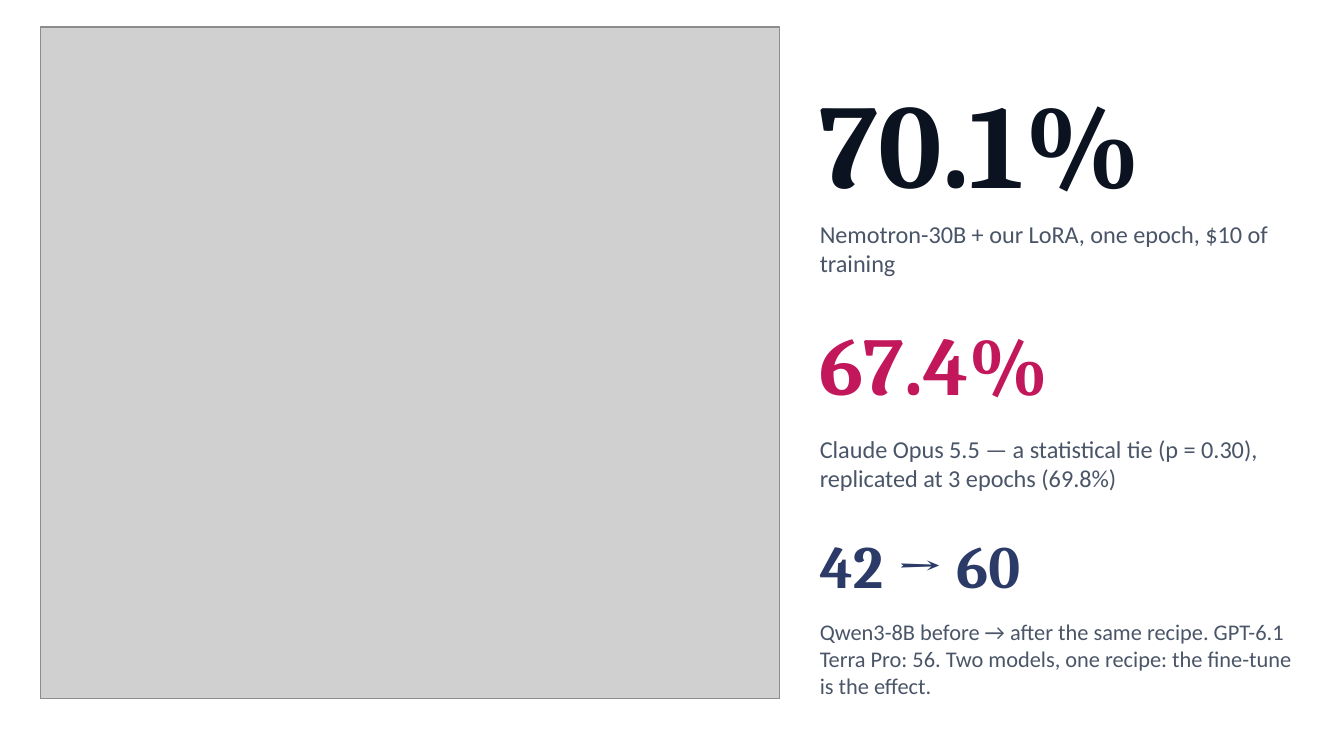
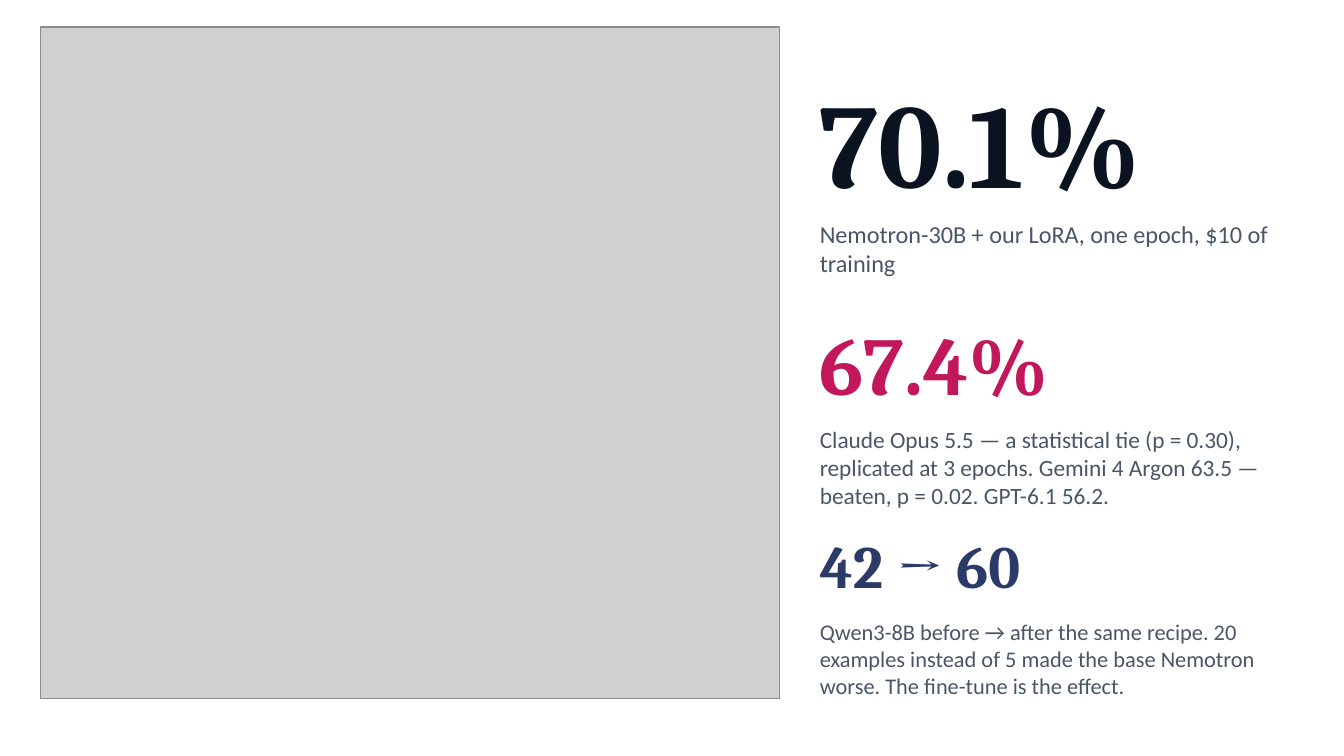
Before and after one commit to francolinx/GMAPS_Fireworks, a slide deck: slide 8 of docs/GMAPS_Fireworks_Deploy_pitch.pptx. Drawn at 1344x756 pixels with LibreOffice and Linux fonts; fonts in the diff are those of the drawing; grey boxes stand for pictures. Boxes give left, top, right and bottom in pixels: in the first picture for what was removed or moved away, otherwise in the second. Text is boxed around its words. In the diff, an @@ line names an element or a change of style, - is before the commit and + after.

```diff
--- a/docs/GMAPS_Fireworks_Deploy_pitch.pptx
+++ b/docs/GMAPS_Fireworks_Deploy_pitch.pptx
@@ text at [820, 431, 1241, 508]: text changed; size 13 to 12.5 pt @@
-Claude Opus 5.5 — a statistical tie (p = 0.30), replicated at 3 epochs (69.8%)
+Claude Opus 5.5 — a statistical tie (p = 0.30), replicated at 3 epochs. Gemini 4 Argon 63.5 — beaten, p = 0.02. GPT-6.1 56.2.
@@ text at [820, 624, 1255, 694]: text changed @@
-Qwen3-8B before → after the same recipe. GPT-6.1 Terra Pro: 56. Two models, one recipe: the fine-tune is the effect.
+Qwen3-8B before → after the same recipe. 20 examples instead of 5 made the base Nemotron worse. The fine-tune is the effect.
```
